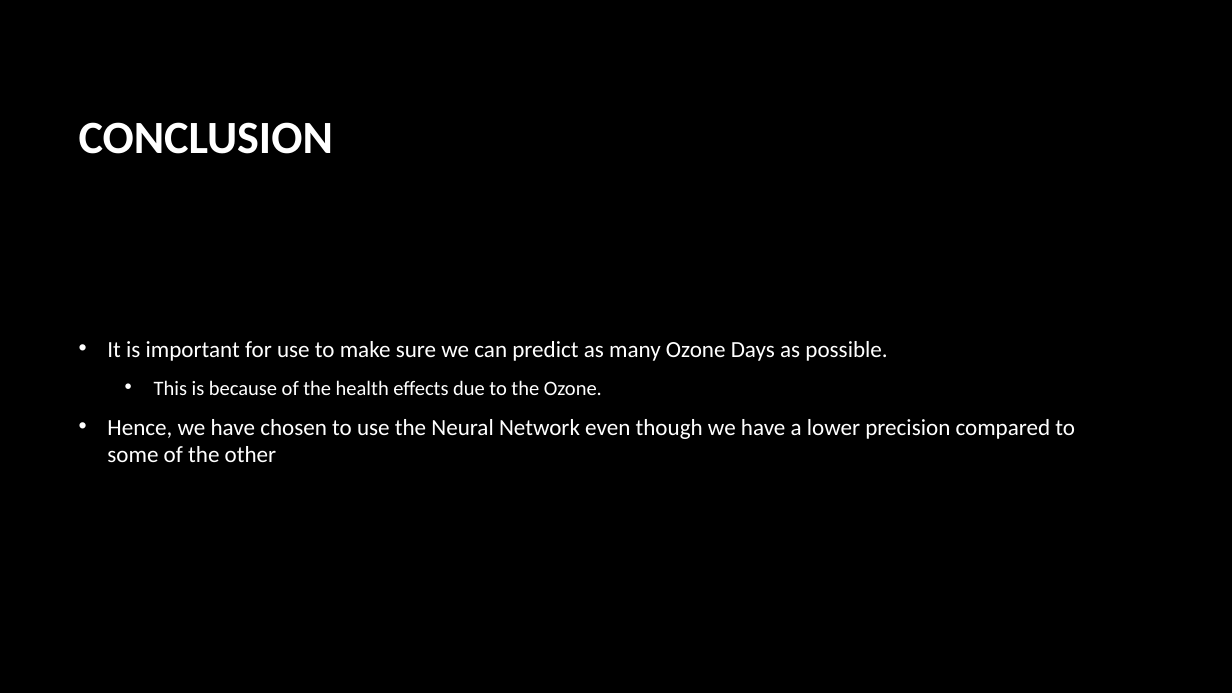
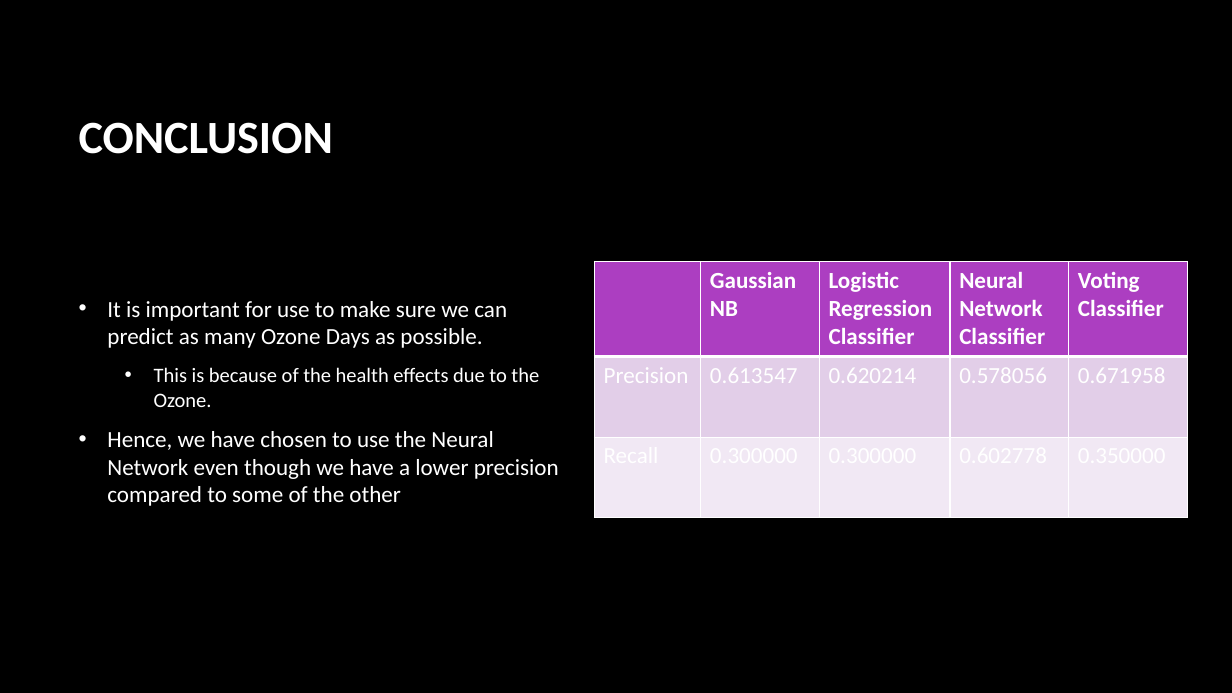
Before and after one commit to LilInformat/UofT-3253-OzoneAnalysis, a slide deck: slide 10 of Ozone Days Forecasting.pptx (slide 7 before the commit). Drawn at 1232x693 pixels with LibreOffice and Linux fonts; fonts in the diff are those of the drawing; background and template pictures are left out. Boxes give left, top, right and bottom in pixels: in the first picture for what was removed or moved away, otherwise in the second. Text is boxed around its words. In the diff, an @@ line names an element or a change of style, - is before the commit and + after.

```diff
--- a/Ozone Days Forecasting.pptx
+++ b/Ozone Days Forecasting.pptx
@@ text "It is important for use ..." rewrapped from bbox=[107, 341, 1075, 462] to bbox=[107, 301, 559, 506] @@
@@ table added at bbox=[594, 262, 1187, 518], 3 rows, 5 columns @@
+ | Gaussian NB | Logistic / Regression / Classifier | Neural / Network / Classifier | Voting / Classifier
+Precision | 0.613547 | 0.620214 | 0.578056 | 0.671958
+Recall | 0.300000 | 0.300000 | 0.602778 | 0.350000
```
Also in this commit, not shown: 2 other slides changed, 4 slides added, 1 slide removed.
